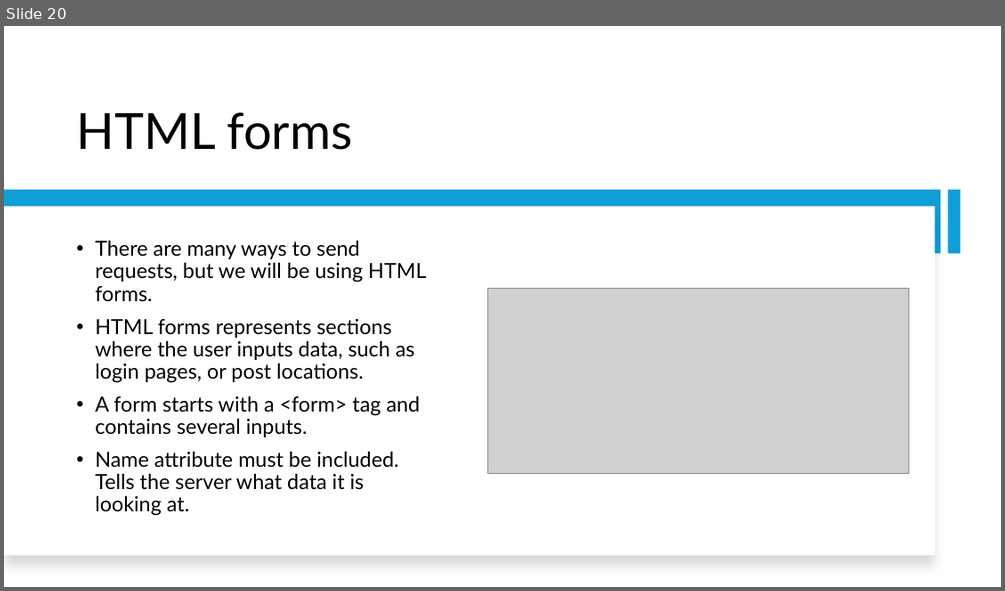
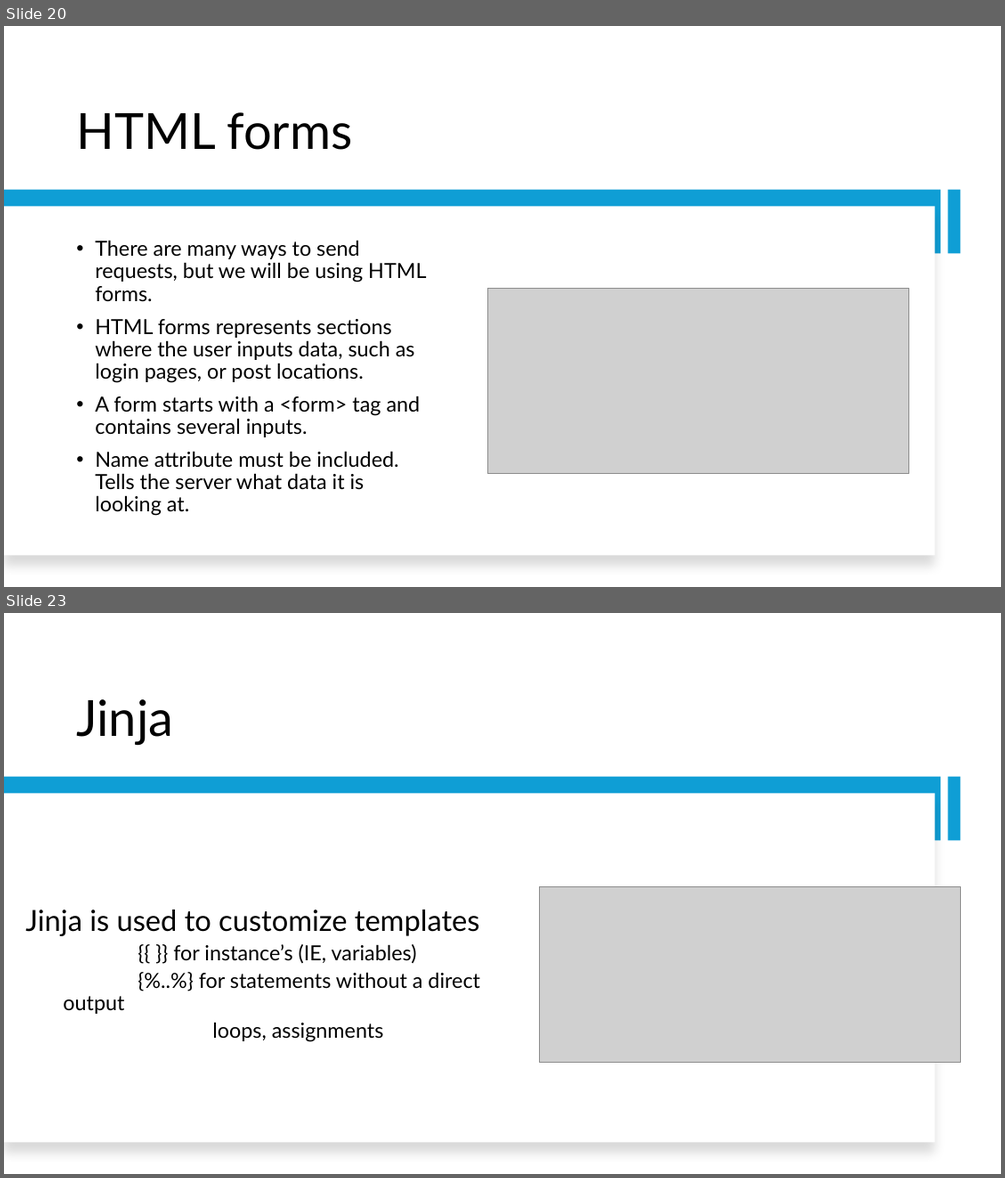
Before and after one commit to KirilBourakov/CS-Square-presentation, a slide deck: Presentation.pptx. Shown one above the other, each under a label of ours: slide 20 before the commit, slides 20 and 23 after it; the slides between them are not shown. The pictures are 1005x591 and 1005x1178 pixels, drawn with LibreOffice and Linux fonts; fonts in the diff are those of the drawing; grey boxes stand for pictures. Boxes give left, top, right and bottom in pixels: in the first picture for what was removed or moved away, otherwise in the second. Text is boxed around its words. In the diff, an @@ line names an element or a change of style, - is before the commit and + after.

```diff
--- a/Presentation.pptx
+++ b/Presentation.pptx
@@ slide 23 added at (4, 613, 1001, 1174), background #FFFFFF @@
@@ title added at (76, 699, 173, 745), 48 pt, text #000000 @@
+Jinja
@@ rectangle added at (4, 777, 941, 840), fill #0F9ED5 @@
@@ rectangle added at (4, 793, 935, 1143), fill #FFFFFF @@
@@ rectangle added at (947, 777, 961, 840), fill #0F9ED5 @@
@@ picture added at (540, 887, 961, 1062) @@
@@ text added at (25, 909, 480, 1042), 20 pt, text #000000 @@
+Jinja is used to customize templates
+  {{ }} for instance’s (IE, variables)
+  {%..%} for statements without a direct output
+  loops, assignments
```
Also in this commit, not shown: 3 other slides added, 1 other file.
